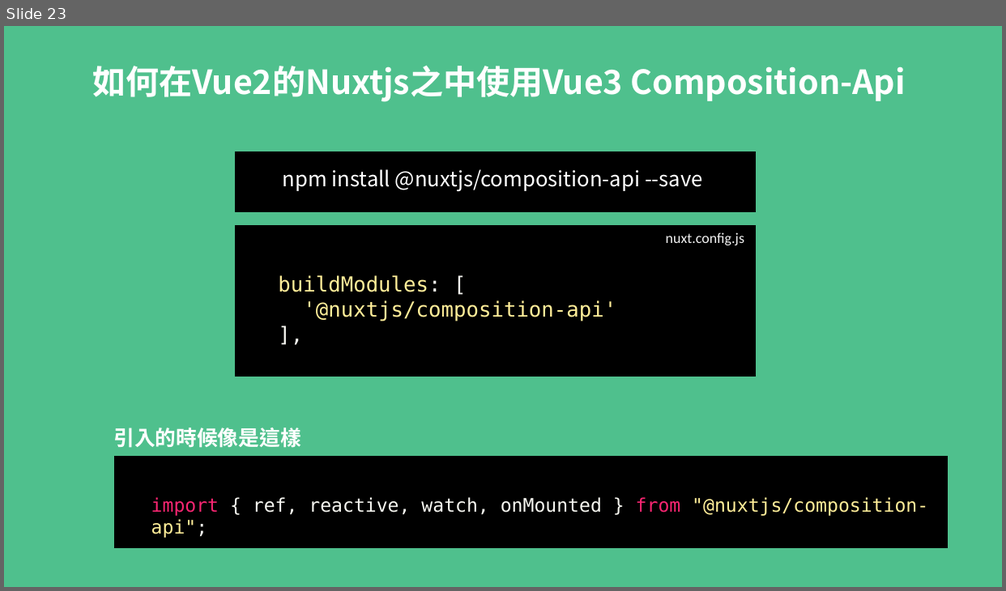
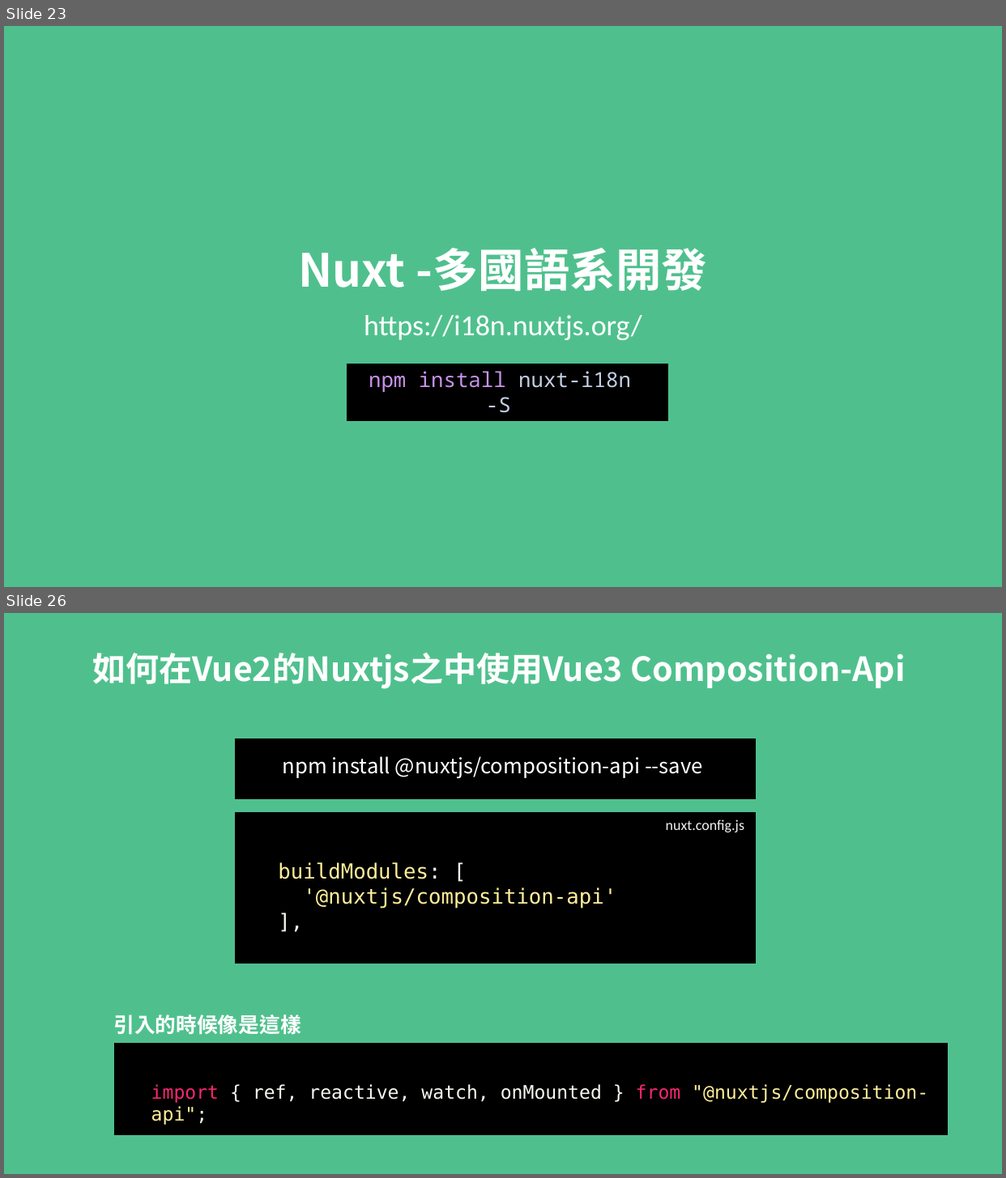
Before and after one commit to MikeOnlineCourse/Vue3_Course_Nuxt_Example, a slide deck: nuxt.pptx. Shown one above the other, each under a label of ours: slide 23 before the commit, slides 23 and 26 after it; the slides between them are not shown. The pictures are 1006x591 and 1006x1178 pixels, drawn with LibreOffice and Linux fonts; fonts in the diff are those of the drawing. Boxes give left, top, right and bottom in pixels: in the first picture for what was removed or moved away, otherwise in the second. Text is boxed around its words. In the diff, an @@ line names an element or a change of style, - is before the commit and + after.

```diff
--- a/nuxt.pptx
+++ b/nuxt.pptx
@@ slide 23 added at [4,26,1002,587], background #4FC08D @@
@@ title added at [298,248,707,292], 44 pt, text #FFFFFF, bold @@
+Nuxt -多國語系開發
@@ text added at [364,315,642,340], 28 pt, text #FFFFFF @@
+https://i18n.nuxtjs.org/
@@ rectangle added at [347,365,668,420], fill #000000, outline #000000 1 pt @@
@@ text added at [368,371,631,413], 20 pt, text #C3CEE3 @@
+npm install nuxt-i18n -S
@@ what was slide 23 is now slide 26 @@
```
Also in this commit, not shown: 2 other slides added.
